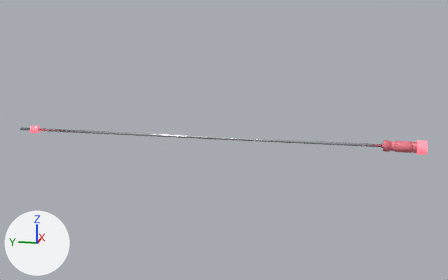
What one commit did to the glTF model assets/fuzeball_rod_5man.glb.
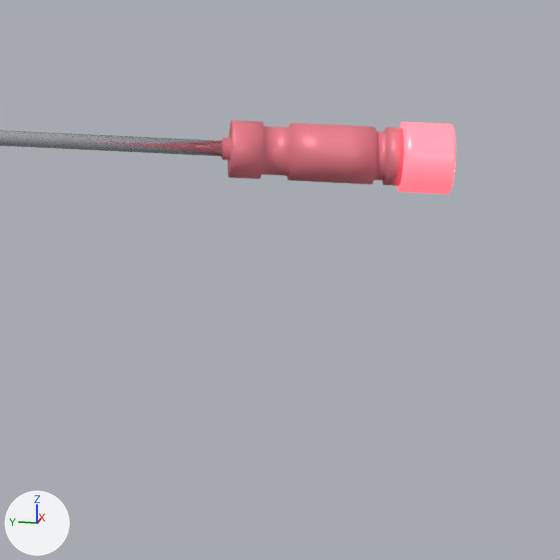
The first picture shows the older version from a 50 mm camera at (-155.2, -36.7, 38.3) aimed at (0.5, -5.6, -0.6). The close-ups show the older and then the newer version on the part from 76% to 100% of the width and 42% to 81% of the height of that picture. Only the edits that show in the close-ups are written down. Arrows for +X, +Y and +Z are at lower left; the lights stay in place.

Before the edit, the objects in view are built like this:
```python
mat_team = principled_material('team')
mat_team.base_color = (0.9, 0.22, 0.28)  # pink #f38190
mat_team.metallic = 0.15
mat_team.roughness = 0.45
mat_team_glow = principled_material('team_glow')
mat_team_glow.base_color = (1.0, 0.28, 0.34)  # pink #ff909e
mat_team_glow.metallic = 0.3
mat_team_glow.roughness = 0.35
mat_team_glow.emission_color = (1.0, 0.15, 0.2)  # red #ff6c7c
mat_team_glow.emission_strength = 1.0
me_rod1_handle_018 = bpy.data.meshes.new('rod1_handle.018')
me_rod1_handle_018.from_pydata(...)  # 408 vertices, 812 faces; spans x -1.4..1.4, y -54.2..-45.85, z -1.4..1.4
me_rod1_handle_018.materials.append(mat_team)  # pink #f38190
me_rod1_knob_002 = bpy.data.meshes.new('rod1_knob.002')
me_rod1_knob_002.from_pydata(...)  # 120 vertices, 236 faces; spans x -1.7..1.7, y -56.6..-54.2, z -1.7..1.7
me_rod1_knob_002.materials.append(mat_team_glow)  # pink #ff909e, glowing red #ff6c7c
me_rod5_bar_002 = bpy.data.meshes.new('rod5_bar.002')
me_rod5_bar_002.from_pydata(...)  # a 24-sided cylinder along y spanning x -0.4..0.4, y -46.2..52.1, z -0.4..0.4
me_rod5_bar_002.materials.append(mat_rod_metal)  # white #e5e8ef
ob_rod5_bar_002 = bpy.data.objects.new('rod5_bar.002', me_rod5_bar_002)
ob_rod5_bar_002.location = (0.0, 0.0, 0.0)
ob_rod5_handle_002 = bpy.data.objects.new('rod5_handle.002', me_rod1_handle_018)
ob_rod5_handle_002.location = (0.0, 0.0, 0.0)
ob_rod5_knob_002 = bpy.data.objects.new('rod5_knob.002', me_rod1_knob_002)
ob_rod5_knob_002.location = (0.0, 0.0, 0.0)
```
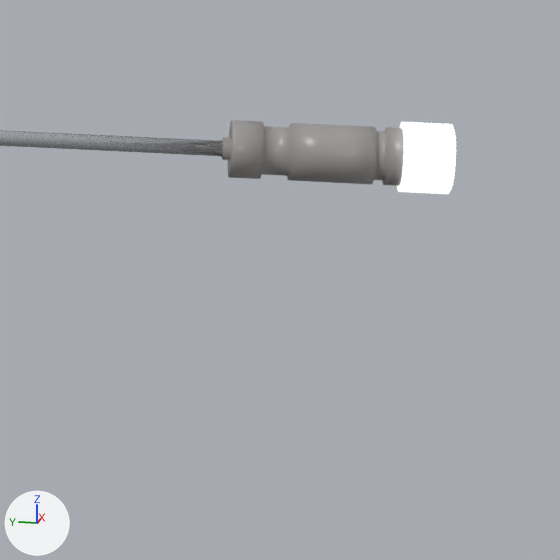
What differs and where, as boxes [x1, y1, x2, y2] in the close-ups (560 x 560 px):
```json
{"object": "rod5_handle.002", "change": "recoloured", "before": [222, 120, 404, 186], "after": [222, 120, 404, 186], "on screen": "pink to grey"}
{"object": "rod5_knob.002", "change": "recoloured", "before": [397, 122, 456, 194], "after": [397, 122, 456, 194], "on screen": "pink to white"}
```

Edits to the scene script, one JSON object a line:
```json
{"op": "set", "path": "mat_team_glow.base_color", "old": "(1.0, 0.28, 0.34)", "new": "(0.986, 0.971, 1.0)", "note": "pink #ff909e -> white #fdfcff"}
{"op": "set", "path": "mat_team_glow.emission_color", "old": "(1.0, 0.15, 0.2)", "new": "(1.0, 0.971, 0.971)", "note": "red #ff6c7c -> white #fffcfc"}
{"op": "set", "path": "mat_team.base_color", "old": "(0.9, 0.22, 0.28)", "new": "(0.335, 0.324, 0.314)", "note": "pink #f38190 -> grey #9d9a98"}
```
